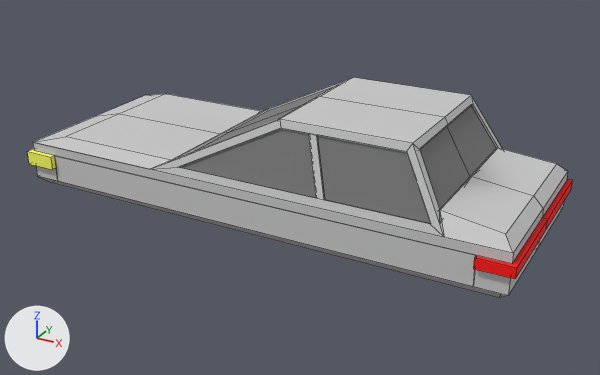
Before and after pictures for a commit that changed the FBX model TextNDrive/Assets/Resources/car.FBX.
Rendered twice from a camera (50 mm lens) standing at (6.32, 14.99, 4.61) and looking at (1.55, 23.66, 0.27). Lighting does not change. The marker at lower left points along +X, +Y and +Z. Mesh edges are drawn as thin lines. Where no turn or scale is listed for an object, it has been applied to the vertices. Vertices at the same position are counted once.

The scene before the commit, as lines of its bpy script (objects in view):
```python
me_mesh = bpy.data.meshes.new('Mesh')
me_mesh.from_pydata(...)  # 148 vertices, 120 faces; spans x -3.05..3.68, y -1.29..1.29, z -0.75..0.75
# faces by material slot: [10, 10, 92, 8]
me_mesh.materials.append(mat_default)  # red #ff0000
me_mesh.materials.append(mat_02___default)  # yellow #feff63
me_mesh.materials.append(mat_03___default)  # light grey #cacaca
me_mesh.materials.append(mat_07___default)  # grey #7a7a7a
ob_car = bpy.data.objects.new('Car', me_mesh)
ob_car.location = (1.0, 23.774, 0.75)
```
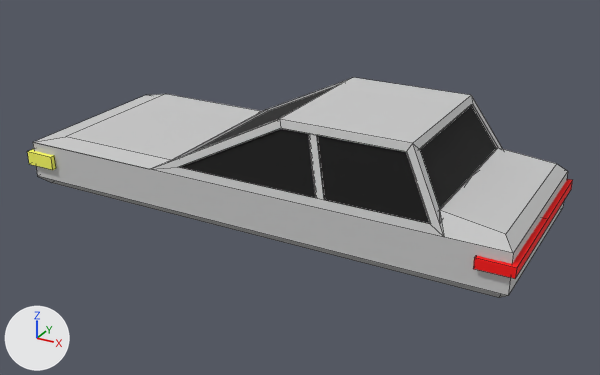
The change, as a diff of the scene's bpy script:
```diff
--- a/TextNDrive/Assets/Resources/car.FBX.py
+++ b/TextNDrive/Assets/Resources/car.FBX.py
@@ mat_08___default @@
+mat_08___default = principled_material('08 - Default')
+mat_08___default.base_color = (0.0, 0.0, 0.0)  # black #000000
+mat_08___default.roughness = 0.859
@@ me_mesh @@
 # used by ob_car; location = (1.0, 23.774, 0.75)
-me_mesh.from_pydata(...)  # 148 vertices, 120 faces; spans x -3.05..3.68, y -1.29..1.29, z -0.75..0.75
+me_mesh.from_pydata(...)  # 115 vertices, 90 faces; spans x -3.05..3.68, y -1.29..1.29, z -0.75..0.75
+# me_mesh part 1
+# 33 vertices are removed from x -2.99..3.62, y -1.23..1.23, z -0.75..0.75
+# 52 faces are deleted
+# 18 new faces join them, mat_03___default (light grey #cacaca)
+# 2 new faces join them, mat_08___default (black #000000)
+# 1 new face joins them, mat_02___default (yellow #feff63)
+# 1 new face joins them, mat_default (red #ff0000)
+# me_mesh part 2: 4 faces spanning x -0.57..2.72, y -1.18..1.17, z -0.03..0.65 switch from mat_07___default (grey #7a7a7a) to mat_08___default (black #000000)
 me_mesh.materials.append(mat_default)
```

Changed parts and their boxes [x1, y1, x2, y2] in the pictures (600 x 375 px):
part 1 of me_mesh, cut back
    both: [33, 78, 567, 288]
part 2 of me_mesh, recoloured (grey to black)
    both: [180, 129, 430, 224]
